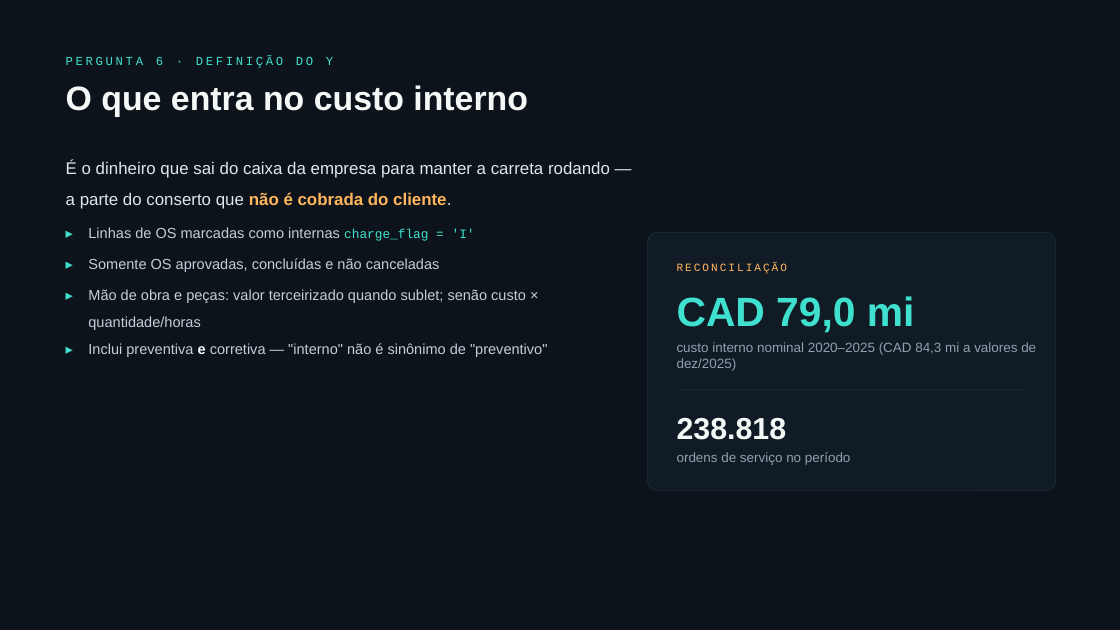
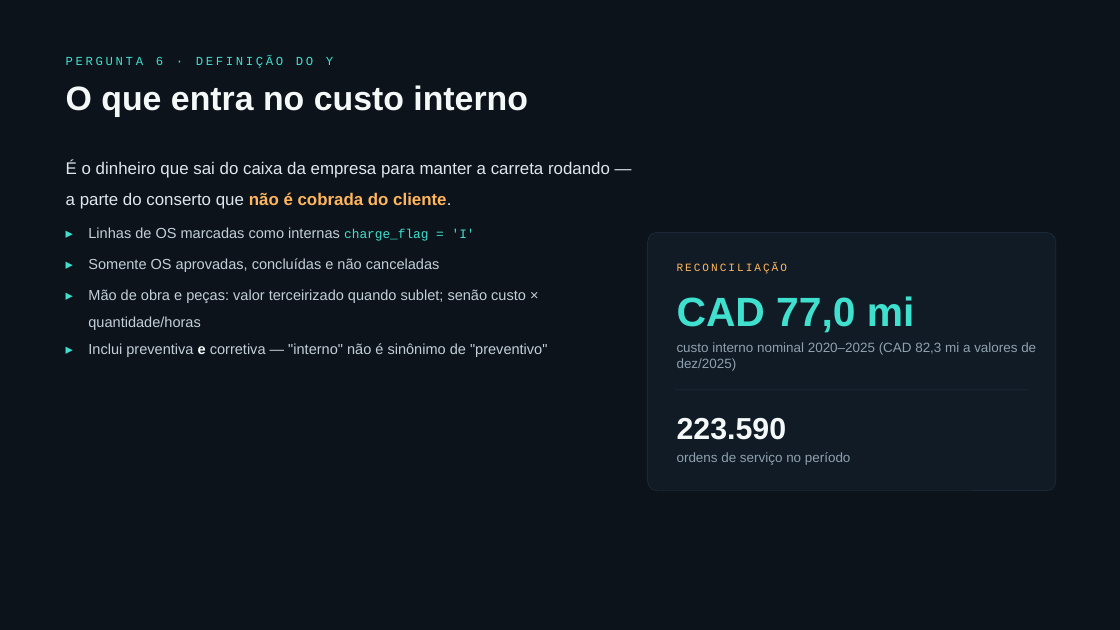
Before and after one commit to giovanicani/quatro_norte, a slide deck: slide 13 of docs/entregas/Apresentacao_QuatroNorte_v2.pptx. Drawn at 1120x630 pixels with LibreOffice and Linux fonts; fonts in the diff are those of the drawing. Boxes give left, top, right and bottom in pixels: in the first picture for what was removed or moved away, otherwise in the second. Text is boxed around its words. In the diff, an @@ line names an element or a change of style, - is before the commit and + after.

```diff
--- a/docs/entregas/Apresentacao_QuatroNorte_v2.pptx
+++ b/docs/entregas/Apresentacao_QuatroNorte_v2.pptx
@@ text at (x1=677, y1=296, x2=915, y2=333): text changed @@
-CAD 79,0 mi
+CAD 77,0 mi
@@ text at (x1=677, y1=342, x2=1036, y2=371): text changed @@
-custo interno nominal 2020–2025 (CAD 84,3 mi a valores de dez/2025)
+custo interno nominal 2020–2025 (CAD 82,3 mi a valores de dez/2025)
@@ text at (x1=677, y1=418, x2=787, y2=440): text changed @@
-238.818
+223.590
```
Also in this commit, not shown: 8 other slides changed, 3 other files.
